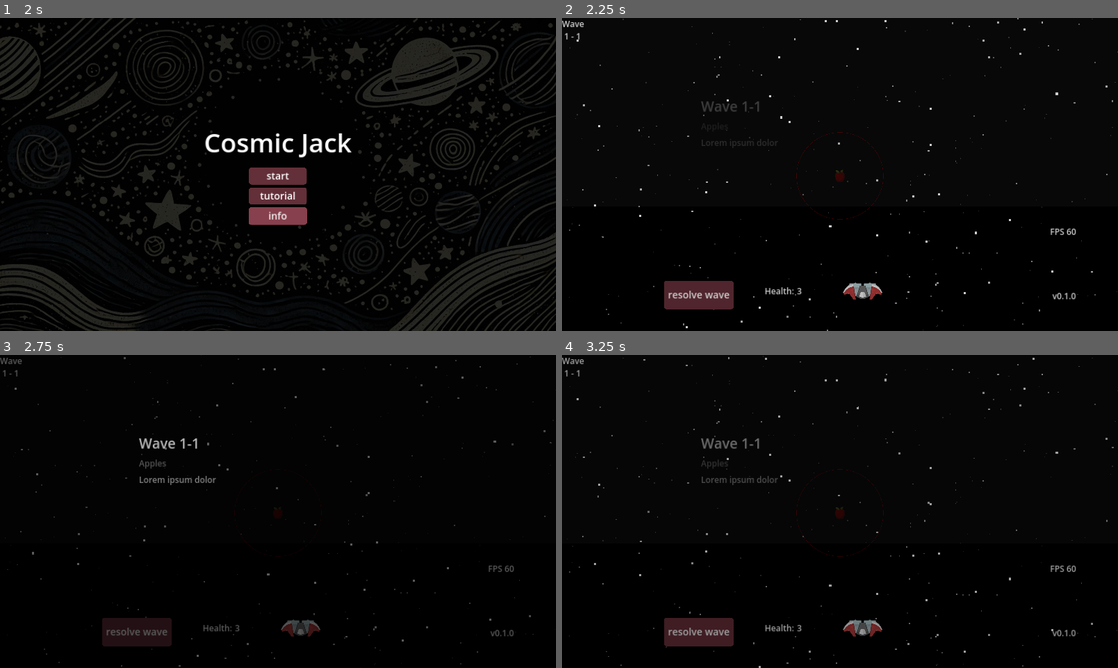
Above: before the commit, frames 1-4 (two rows, left to right).
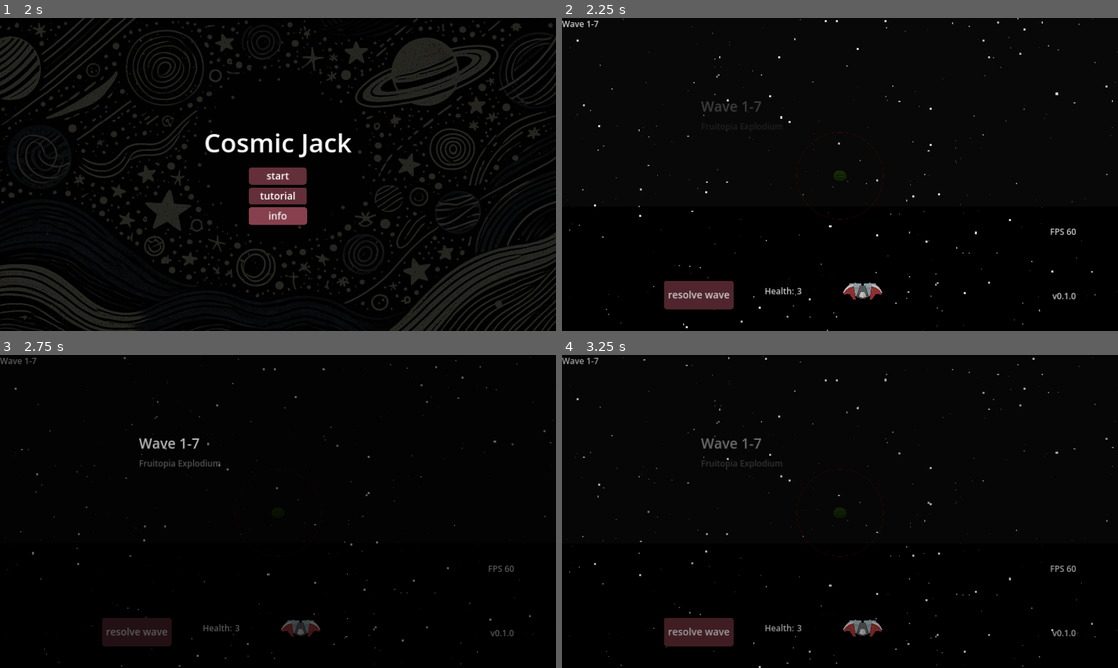
Above: after the commit, the same moments.

Repository: moby-it/cosmic-jack
Game: Godot game, scene res://main.tscn
Same seed, same stepped clock (60 frames per second), same inputs: the game is played once before the commit and once after it.
Inputs (mouse positions are in pixels of both pictures, inside the frame that each line leads up to):
- Up to frame 1 (2 s): tap Enter at 0.5 s; move the mouse to (400, 158) at 0.52 s; hold Up (ui_up) 0.53-1.25 s; tap O at 0.6 s; click (400, 158) at 0.67 s; click (278, 221) at 1.25 s
- Up to frame 2 (2.25 s): click "start" at 2 s
- Up to frame 3 (2.75 s): no input
- Up to frame 4 (3.25 s): click "resolve wave" at 2.75 s

Frame 1 is identical in both runs. In frame 2, 0.2% of the frame differs, in the area x 0-52%, y 0-53%; in frame 3, 0.3%, in the area x 0-40%, y 0-42%; in frame 4, 0.3%.

Commit message:
wip 1-7

Diff:
--- a/levels/1/1-1.wave.tres
+++ b/levels/1/1-1.wave.tres
@@ -16,18 +16,19 @@
 script = ExtResource("1_ug3o7")
 duration = 16
 count = 4
+delay = 0
 river = ExtResource("3_56xl0")
 enemy = ExtResource("2_6g6j6")
 
 [resource]
 script = ExtResource("2_7fv10")
+enabled = false
 title = "Wave 1-1"
-subtitle = "Apples"
-description = "Lorem ipsum dolor"
-enabled = true
+subtitle = "Apple Story"
+description = "Apples explode after 4 beats of enemy contact."
 convoys = Array[ExtResource("1_ug3o7")]([SubResource("Resource_8v38k")])
 audio_track = "res://levels/1/track1.wav"
 bpm = 120
 ammo = SubResource("Resource_553n7")
-goal = ""
-solution = ""
+goal = "Introduce apples"
+solution = "Place an apple at a circular path point"
--- a/levels/1/1-2.wave.tres
+++ b/levels/1/1-2.wave.tres
@@ -16,15 +16,16 @@
 script = ExtResource("1_denl3")
 duration = 10
 count = 2
+delay = 0
 river = ExtResource("4_pxf1i")
 enemy = ExtResource("2_n8nmf")
 
 [resource]
 script = ExtResource("4_atpr4")
+enabled = false
 title = "Wave 1-2"
-subtitle = "Faster apples"
-description = "Wave Description"
-enabled = true
+subtitle = "Speeduo"
+description = "Try to find the optimal spot to elimiate enemies at the same time"
 convoys = Array[ExtResource("1_denl3")]([SubResource("Resource_pdekj")])
 audio_track = "res://levels/1/track1.wav"
 bpm = 120
--- a/levels/1/1-3.wave.tres
+++ b/levels/1/1-3.wave.tres
@@ -17,6 +17,7 @@
 script = ExtResource("1_cuspu")
 duration = 16
 count = 1
+delay = 0
 river = ExtResource("4_jjpja")
 enemy = ExtResource("2_khpvr")
 
@@ -24,15 +25,16 @@
 script = ExtResource("1_cuspu")
 duration = 8
 count = 2
+delay = 0
 river = ExtResource("5_ktvlb")
 enemy = ExtResource("2_khpvr")
 
 [resource]
 script = ExtResource("3_87hvf")
-title = "Wave Title"
-subtitle = "Waves subtite"
-description = "Wave Description"
-enabled = true
+enabled = false
+title = "Wave 1-3"
+subtitle = "New Fruit: Watermelon"
+description = "Watermelon explode 2 beats after an overlapping explosion."
 convoys = Array[ExtResource("1_cuspu")]([SubResource("Resource_sbo23"), SubResource("Resource_c34hn")])
 audio_track = "res://levels/1/track1.wav"
 bpm = 120
--- a/levels/1/1-4.wave.tres
+++ b/levels/1/1-4.wave.tres
@@ -16,15 +16,16 @@
 script = ExtResource("1_4mtsd")
 duration = 16
 count = 12
+delay = 0
 river = ExtResource("3_v051c")
 enemy = ExtResource("2_gtpgt")
 
 [resource]
 script = ExtResource("4_h5rd3")
-title = "Wave Title"
-subtitle = "Waves subtite"
-description = "Wave Description"
-enabled = true
+enabled = false
+title = "Wave 1-4"
+subtitle = "Domino"
+description = " Can we pretend that fruits in the night sky are like shooting stars?"
 convoys = Array[ExtResource("1_4mtsd")]([SubResource("Resource_sbo23")])
 audio_track = "res://levels/1/track1.wav"
 bpm = 120
--- a/levels/1/1-5.wave.tres
+++ b/levels/1/1-5.wave.tres
@@ -16,15 +16,16 @@
 script = ExtResource("1_6mvc1")
 duration = 8
 count = 4
+delay = 0
 river = ExtResource("4_1763f")
 enemy = ExtResource("2_ue14f")
 
 [resource]
 script = ExtResource("4_m4nau")
-title = "Wave Title"
-subtitle = "Waves subtite"
-description = "Wave Description"
-enabled = true
+enabled = false
+title = "Wave 1-5"
+subtitle = "Cherry on top"
+description = "Cherries explode immidiately after enemy touch."
 convoys = Array[ExtResource("1_6mvc1")]([SubResource("Resource_ynjn3")])
 audio_track = "res://levels/1/track1.wav"
 bpm = 120
--- a/levels/1/1-6.wave.tres
+++ b/levels/1/1-6.wave.tres
@@ -17,6 +17,7 @@
 script = ExtResource("2_tmjem")
 duration = 8
 count = 2
+delay = 0
 river = ExtResource("4_iwfoq")
 enemy = ExtResource("3_8ybl5")
 
@@ -24,15 +25,16 @@
 script = ExtResource("2_tmjem")
 duration = 8
 count = 2
+delay = 0
 river = ExtResource("5_1hwqd")
 enemy = ExtResource("3_8ybl5")
 
 [resource]
 script = ExtResource("5_od0hx")
-title = "Wave Title"
-subtitle = "Waves subtite"
-description = "Wave Description"
-enabled = true
+enabled = false
+title = "Wave 1-6"
+subtitle = "Crossroads"
+description = ""
 convoys = Array[ExtResource("2_tmjem")]([SubResource("Resource_ynjn3"), SubResource("Resource_6c62t")])
 audio_track = "res://levels/1/track1.wav"
 bpm = 120
--- a/levels/1/1-7.wave.tres
+++ b/levels/1/1-7.wave.tres
@@ -1,36 +1,59 @@
-[gd_resource type="Resource" script_class="Wave" load_steps=10 format=3 uid="uid://dd8vrweiuc8v0"]
+[gd_resource type="Resource" script_class="Wave" load_steps=14 format=3 uid="uid://dd8vrweiuc8v0"]
 
 [ext_resource type="Script" path="res://waves/ammo.gd" id="1_py6ov"]
 [ext_resource type="Script" path="res://waves/_convoy.gd" id="2_yam5t"]
 [ext_resource type="PackedScene" uid="uid://dy1ndkh3j6my7" path="res://enemies/croc/croc.tscn" id="3_wr6lf"]
-[ext_resource type="PackedScene" uid="uid://cjqqey5j73cdp" path="res://waves/rivers/lena.rvr.tscn" id="4_5y5vm"]
-[ext_resource type="PackedScene" uid="uid://drdlqpkffy44y" path="res://waves/rivers/amur.rvr.tscn" id="5_0mu3o"]
+[ext_resource type="PackedScene" uid="uid://dtfdakxf28tdi" path="res://waves/rivers/yangtze.rvr.tscn" id="4_xti4j"]
+[ext_resource type="PackedScene" uid="uid://dvko0s3f1hm6p" path="res://waves/rivers/arkansas.rvr.tscn" id="5_jc2lq"]
 [ext_resource type="Script" path="res://waves/wave.gd" id="6_scj3i"]
+[ext_resource type="PackedScene" uid="uid://s0jqbunkh6v4" path="res://waves/rivers/arkansas_2.rvr.tscn" id="6_yu3fl"]
+[ext_resource type="PackedScene" uid="uid://dmd7qy5ye11w6" path="res://waves/rivers/arkansas_3.rvr.tscn" id="7_q0rb4"]
 
 [sub_resource type="Resource" id="Resource_osxrm"]
 script = ExtResource("1_py6ov")
 apples = 0
-watermelons = 0
-cherries = 2
+watermelons = 3
+cherries = 1
 
 [sub_resource type="Resource" id="Resource_ynjn3"]
 script = ExtResource("2_yam5t")
-duration = 8
-count = 2
-river = ExtResource("4_5y5vm")
+duration = 4
+count = 1
+delay = 0
+river = ExtResource("4_xti4j")
 enemy = ExtResource("3_wr6lf")
 
-[sub_resource type="Resource" id="Resource_6c62t"]
+[sub_resource type="Resource" id="Resource_qappp"]
 script = ExtResource("2_yam5t")
-duration = 8
-count = 2
-river = ExtResource("5_0mu3o")
+duration = 12
+count = 4
+delay = 0
+river = ExtResource("5_jc2lq")
+enemy = ExtResource("3_wr6lf")
+
+[sub_resource type="Resource" id="Resource_pw26j"]
+script = ExtResource("2_yam5t")
+duration = 16
+count = 4
+delay = 2
+river = ExtResource("6_yu3fl")
+enemy = ExtResource("3_wr6lf")
+
+[sub_resource type="Resource" id="Resource_wx6cg"]
+script = ExtResource("2_yam5t")
+duration = 16
+count = 4
+delay = 4
+river = ExtResource("7_q0rb4")
 enemy = ExtResource("3_wr6lf")
 
 [resource]
 script = ExtResource("6_scj3i")
 enabled = true
-convoys = Array[ExtResource("2_yam5t")]([SubResource("Resource_ynjn3"), SubResource("Resource_6c62t")])
+title = "Wave 1-7"
+subtitle = "Fruitopia Explodium"
+description = ""
+convoys = Array[ExtResource("2_yam5t")]([SubResource("Resource_ynjn3"), SubResource("Resource_qappp"), SubResource("Resource_pw26j"), SubResource("Resource_wx6cg")])
 audio_track = "res://levels/1/track1.wav"
 bpm = 120
 ammo = SubResource("Resource_osxrm")
--- a/levels/1/1.tscn
+++ b/levels/1/1.tscn
@@ -8,8 +8,9 @@
 [ext_resource type="Resource" uid="uid://b0paimt48qm1d" path="res://levels/1/1-4.wave.tres" id="6_7inwc"]
 [ext_resource type="Resource" uid="uid://gm6rx4ol8qlt" path="res://levels/1/1-5.wave.tres" id="7_c7rsm"]
 [ext_resource type="Resource" uid="uid://c7rsdvfn0u5jx" path="res://levels/1/1-6.wave.tres" id="8_vhvej"]
+[ext_resource type="Resource" uid="uid://dd8vrweiuc8v0" path="res://levels/1/1-7.wave.tres" id="9_6fnao"]
 
 [node name="1" type="Node2D"]
 
 [node name="Level" parent="." instance=ExtResource("1_4wsep")]
-waves = Array[ExtResource("2_c33gm")]([ExtResource("3_cqc8b"), ExtResource("4_eq06m"), ExtResource("5_p22at"), ExtResource("6_7inwc"), ExtResource("7_c7rsm"), ExtResource("8_vhvej")])
+waves = Array[ExtResource("2_c33gm")]([ExtResource("3_cqc8b"), ExtResource("4_eq06m"), ExtResource("5_p22at"), ExtResource("6_7inwc"), ExtResource("7_c7rsm"), ExtResource("8_vhvej"), ExtResource("9_6fnao")])
--- a/levels/level.gd
+++ b/levels/level.gd
@@ -190,7 +190,9 @@
 			print("beat %s" % i)
 			print("remainder %s" % remainder)
 			print("count %s" % c.count)
-			if remainder < c.count:
+			print("delay %s" % c.delay)
+			var adjusted_remaidner = remainder - c.delay
+			if adjusted_remaidner >= 0 and adjusted_remaidner < c.count:
 				return add_enemy_preview(c, river) if preview else add_enemy_resolve(c,river)
 		beat_fns.push_back(beat_fn)
 		BpmManager.on_beat.connect(beat_fn)
@@ -246,8 +248,9 @@
 	show_announcer()
 
 func on_health_depleted():
-	var menu: Node2D = load("res://menu/in_game_menu.tscn").instantiate()
+	var menu = load("res://menu/in_game_menu.tscn").instantiate()
 	menu.name = "Menu"
+	menu.get_node("ColorRect/VBoxContainer/Label").text = "Wave Lost!"
 	menu.get_node("ColorRect").get_node("CloseMenu").queue_free()
 	clear_wave()
 	self.add_child(menu)
@@ -293,7 +296,7 @@
 	ExplosionBus.enemies_exploded = {}
 
 func update_wave_label():
-	wave_no.text = "Wave \n %s - %s" % [self.get_parent().name, curr_wave_idx + 1]
+	wave_no.text = curr_wave().title
 
 func rendered_pfs_count() -> int:
 	return waves_container.get_children().reduce(func(acc, c): return acc + c.get_node("Path2D").get_child_count(), 0)
@@ -320,6 +323,8 @@
 	self.add_child(wave_announcer)
 
 func hide_announcer():
+	if not is_instance_valid(wave_announcer):
+		return
 	var tween = create_tween()
 	tween.set_ease(Tween.EASE_OUT)
 	tween.set_trans(Tween.TRANS_LINEAR)
--- a/menu/in_game_menu.gd
+++ b/menu/in_game_menu.gd
@@ -1,8 +1,8 @@
-extends Node2D
+extends Control
 
 signal closed
 
-@onready var container = $ColorRect/History
+@onready var container = $ColorRect/VBoxContainer/History
 
 func _ready() -> void:
 	closed.connect(func(): self.queue_free())
--- a/menu/in_game_menu.tscn
+++ b/menu/in_game_menu.tscn
@@ -3,14 +3,22 @@
 [ext_resource type="Script" path="res://menu/in_game_menu.gd" id="1_ar3js"]
 [ext_resource type="Texture2D" uid="uid://d1o5ocbydf4ng" path="res://assets/xmark.png" id="2_ywnst"]
 
-[node name="InGameMenu" type="Node2D"]
+[node name="InGameMenu" type="Control"]
 z_index = 1000
+layout_mode = 3
+anchors_preset = 0
+offset_right = 3840.0
+offset_bottom = 2160.0
 script = ExtResource("1_ar3js")
 
 [node name="ColorRect" type="ColorRect" parent="."]
 z_index = -1
-offset_right = 3840.0
-offset_bottom = 2160.0
+layout_mode = 1
+anchors_preset = 15
+anchor_right = 1.0
+anchor_bottom = 1.0
+grow_horizontal = 2
+grow_vertical = 2
 mouse_filter = 1
 color = Color(0, 0, 0, 0.784314)
 
@@ -34,15 +42,30 @@
 grow_horizontal = 0
 icon = ExtResource("2_ywnst")
 
-[node name="History" type="HBoxContainer" parent="ColorRect"]
-custom_minimum_size = Vector2(300, 0)
-layout_mode = 0
-offset_left = 231.0
-offset_top = 180.0
-offset_right = 3684.0
-offset_bottom = 1331.0
+[node name="VBoxContainer" type="VBoxContainer" parent="ColorRect"]
+custom_minimum_size = Vector2(3200, 1000)
+layout_mode = 1
+anchors_preset = 8
+anchor_left = 0.5
+anchor_top = 0.5
+anchor_right = 0.5
+anchor_bottom = 0.5
+offset_left = -1600.0
+offset_top = -675.0
+offset_right = 1600.0
+offset_bottom = 325.0
+grow_horizontal = 2
+grow_vertical = 2
+theme_override_constants/separation = 100
+alignment = 1
+
+[node name="History" type="HBoxContainer" parent="ColorRect/VBoxContainer"]
+layout_mode = 2
+size_flags_vertical = 3
 theme_override_constants/separation = 30
 
-[connection signal="button_down" from="ColorRect/Exit" to="." method="_on_exit_button_down"]
+[node name="Label" type="Label" parent="ColorRect/VBoxContainer"]
+layout_mode = 2
+
 [connection signal="gui_input" from="ColorRect/Exit" to="." method="_on_exit_gui_input"]
 [connection signal="button_down" from="ColorRect/CloseMenu" to="." method="_on_close_menu_button_down"]
--- a/waves/_convoy.gd
+++ b/waves/_convoy.gd
@@ -4,6 +4,7 @@
 ## in beats
 @export var duration = 24
 @export var count = 10
+@export var delay = 0
 
 @export var river: PackedScene
 @export var enemy: PackedScene
--- /dev/null
+++ b/waves/rivers/arkansas.rvr.tscn
@@ -0,0 +1,21 @@
+[gd_scene load_steps=3 format=3 uid="uid://dvko0s3f1hm6p"]
+
+[ext_resource type="PackedScene" uid="uid://bjcxaxlx6qt5e" path="res://levels/play_area.tscn" id="1_l2qqh"]
+
+[sub_resource type="Curve2D" id="Curve2D_g50po"]
+_data = {
+"points": PackedVector2Array(0, 0, 0, 0, 1226, -3, -260.628, 4.23785, 260.628, -4.23785, 1436, 532, -254.271, 0, 254.271, 0, 2337, 220, 0, 0, 0, 0, 2657, 1307)
+}
+point_count = 4
+
+[node name="Arkansas" type="Node2D"]
+editor_description = "Relatively linear path, favors fast exlposives"
+
+[node name="Path2D" type="Path2D" parent="." groups=["paths"]]
+editor_description = "Duration 8 - Count 2 - can be solved by single apple"
+position = Vector2(-400, 0)
+curve = SubResource("Curve2D_g50po")
+
+[node name="PlayArea" parent="." instance=ExtResource("1_l2qqh")]
+z_index = -10
+metadata/_edit_lock_ = true
--- /dev/null
+++ b/waves/rivers/arkansas_2.rvr.tscn
@@ -0,0 +1,21 @@
+[gd_scene load_steps=3 format=3 uid="uid://s0jqbunkh6v4"]
+
+[ext_resource type="PackedScene" uid="uid://bjcxaxlx6qt5e" path="res://levels/play_area.tscn" id="1_16hrl"]
+
+[sub_resource type="Curve2D" id="Curve2D_g50po"]
+_data = {
+"points": PackedVector2Array(0, 0, 0, 0, 1115, -4, -290.293, 4.23785, 290.293, -4.23785, 1294, 532, -254.271, 0, 254.271, 0, 2337, 220, 0, 0, 0, 0, 2657, 1307)
+}
+point_count = 4
+
+[node name="Arkansas" type="Node2D"]
+editor_description = "Relatively linear path, favors fast exlposives"
+
+[node name="Path2D" type="Path2D" parent="." groups=["paths"]]
+editor_description = "Duration 8 - Count 2 - can be solved by single apple"
+position = Vector2(200, 0)
+curve = SubResource("Curve2D_g50po")
+
+[node name="PlayArea" parent="." instance=ExtResource("1_16hrl")]
+z_index = -10
+metadata/_edit_lock_ = true
--- /dev/null
+++ b/waves/rivers/arkansas_3.rvr.tscn
@@ -0,0 +1,21 @@
+[gd_scene load_steps=3 format=3 uid="uid://dmd7qy5ye11w6"]
+
+[ext_resource type="PackedScene" uid="uid://bjcxaxlx6qt5e" path="res://levels/play_area.tscn" id="1_ywbw6"]
+
+[sub_resource type="Curve2D" id="Curve2D_g50po"]
+_data = {
+"points": PackedVector2Array(0, 0, 0, 0, 1097, -9, -290.293, 4.23785, 290.293, -4.23785, 1294, 532, -254.271, 0, 254.271, 0, 2337, 220, 0, 0, 0, 0, 2657, 1307)
+}
+point_count = 4
+
+[node name="Arkansas" type="Node2D"]
+editor_description = "Relatively linear path, favors fast exlposives"
+
+[node name="Path2D" type="Path2D" parent="." groups=["paths"]]
+editor_description = "Duration 8 - Count 2 - can be solved by single apple"
+position = Vector2(800, 0)
+curve = SubResource("Curve2D_g50po")
+
+[node name="PlayArea" parent="." instance=ExtResource("1_ywbw6")]
+z_index = -10
+metadata/_edit_lock_ = true
--- a/waves/wave.gd
+++ b/waves/wave.gd
@@ -1,11 +1,12 @@
 extends Resource
 class_name Wave
+
+@export var enabled = true
 
 @export var title = "Wave Title"
 @export var subtitle = "Waves subtite"
 @export var description = "Wave Description"
 
-@export var enabled = true
 @export var convoys: Array[Convoy]
 @export_file("*.wav", "*.mp3") var audio_track
 @export var bpm: int
Not shown: 1 places in levels/1/1.tscn that only renumber resources
Not shown, changed: devlogs.md
